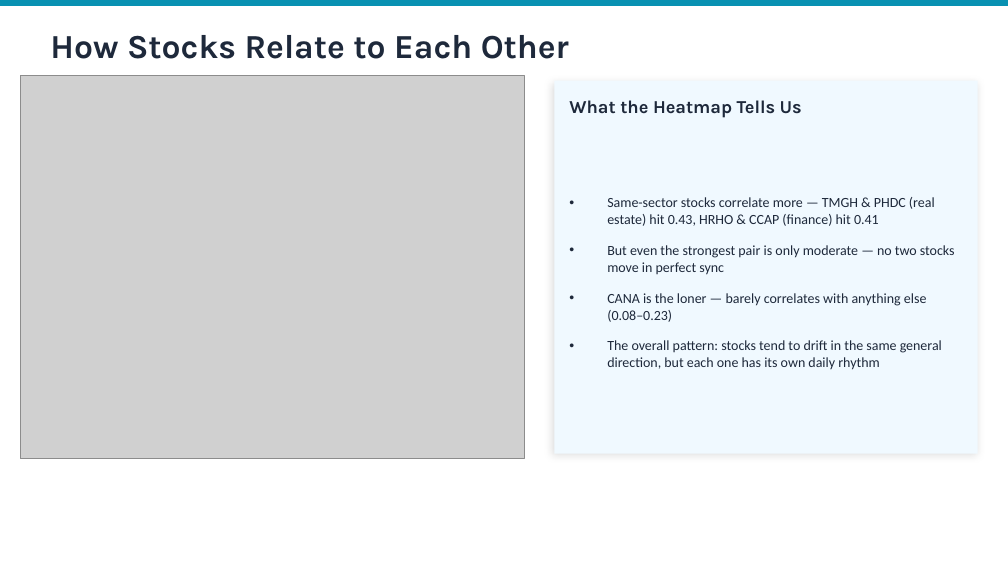
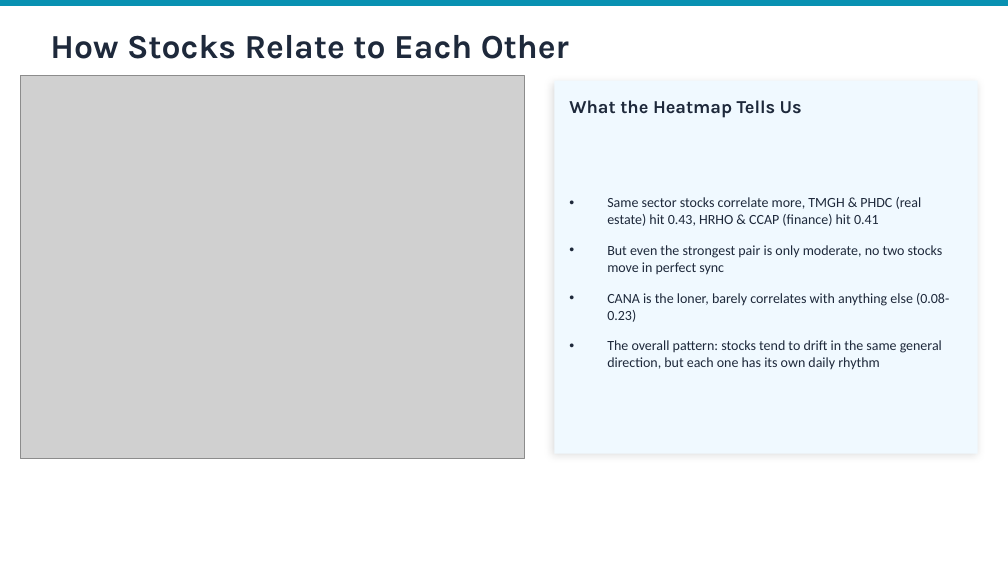
Before and after one commit to mohamedredasafan1/dataroom, a slide deck: slide 5 of EGX30_Presentation_Final.pptx. Drawn at 1008x567 pixels with LibreOffice and Linux fonts; fonts in the diff are those of the drawing; grey boxes stand for pictures. Boxes give left, top, right and bottom in pixels: in the first picture for what was removed or moved away, otherwise in the second. Text is boxed around its words. In the diff, an @@ line names an element or a change of style, - is before the commit and + after.

```diff
--- a/EGX30_Presentation_Final.pptx
+++ b/EGX30_Presentation_Final.pptx
@@ text at [607,197,949,322]: text changed @@
-• Same-sector stocks correlate more — TMGH & PHDC (real estate) hit 0.43, HRHO & CCAP (finance) hit 0.41
-• But even the strongest pair is only moderate — no two stocks move in perfect sync
-• CANA is the loner — barely correlates with anything else (0.08–0.23)
+• Same sector stocks correlate more, TMGH & PHDC (real estate) hit 0.43, HRHO & CCAP (finance) hit 0.41
+• But even the strongest pair is only moderate, no two stocks move in perfect sync
+• CANA is the loner, barely correlates with anything else (0.08-0.23)
```
Also in this commit, not shown: 9 other slides changed.
